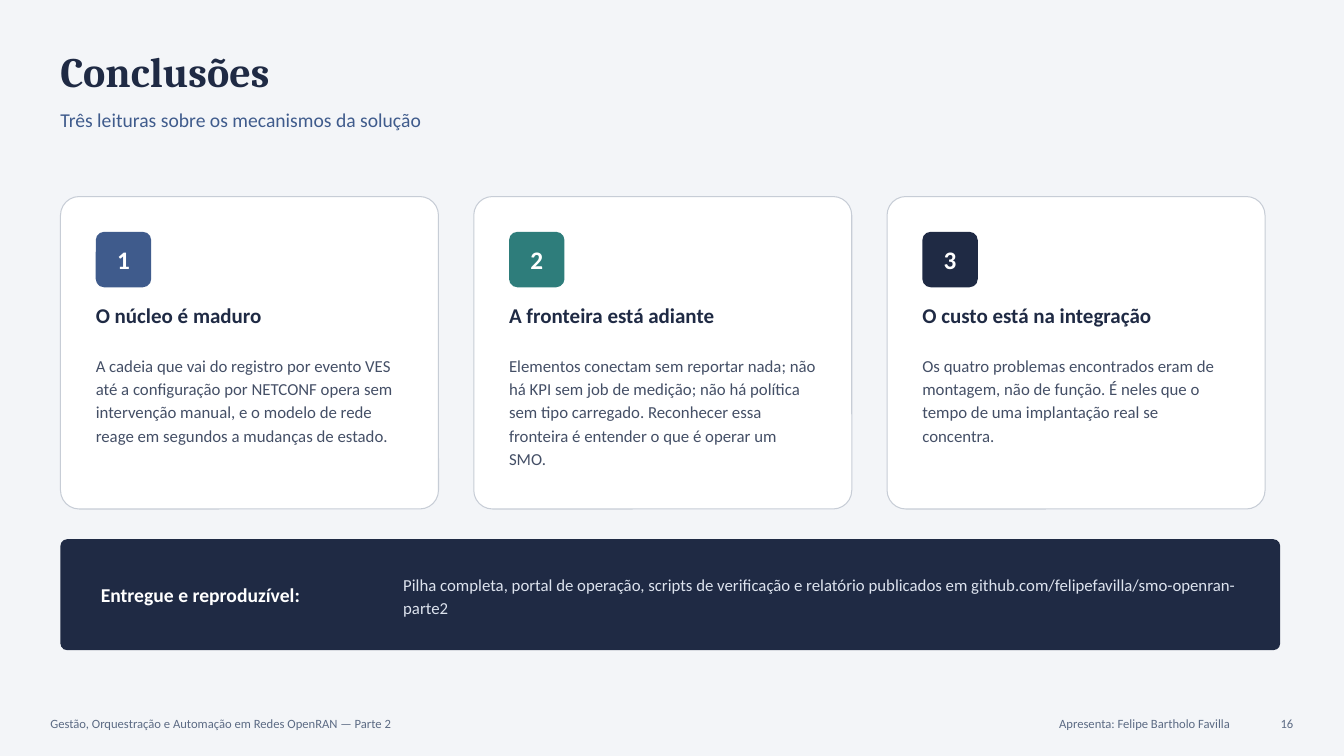
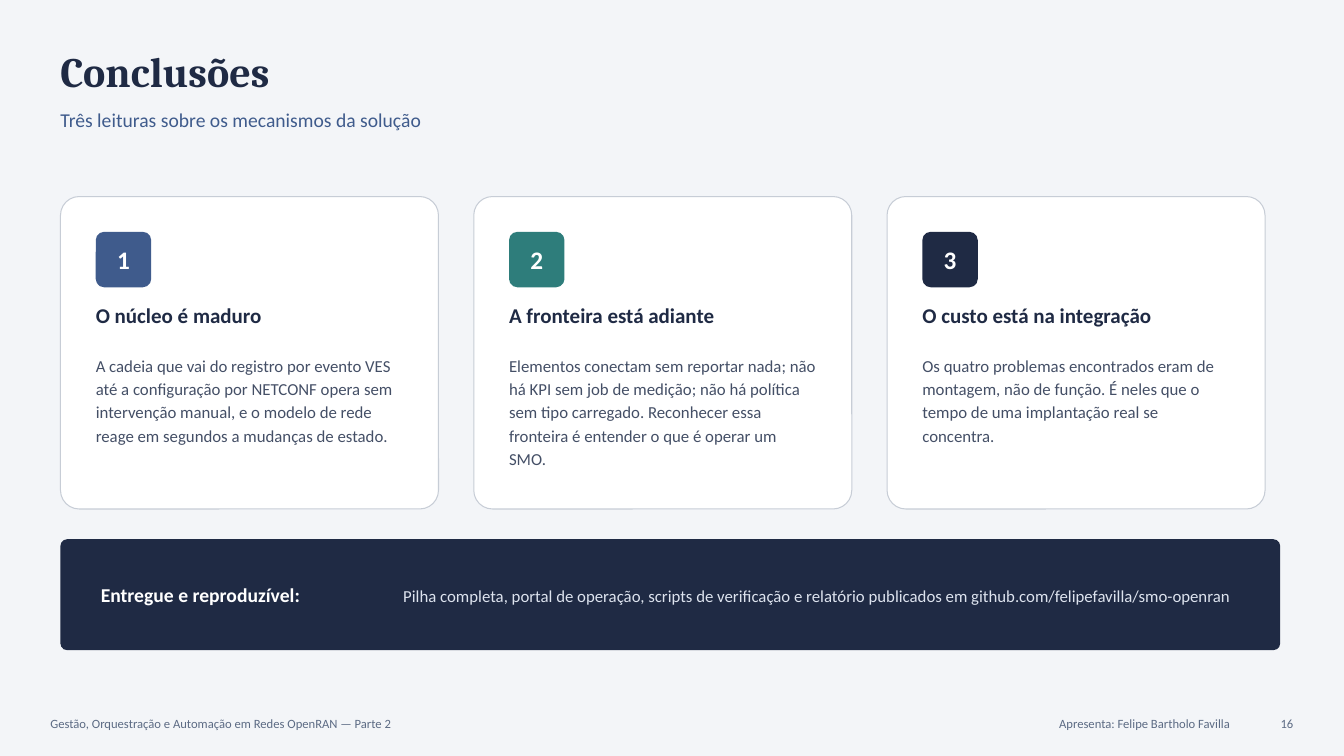
Before and after one commit to felipefavilla/smo-openran, a slide deck: slide 16 of docs/Apresentacao_Parte2_SMO_OpenRAN.pptx. Drawn at 1344x756 pixels with LibreOffice and Linux fonts; fonts in the diff are those of the drawing. Boxes give left, top, right and bottom in pixels: in the first picture for what was removed or moved away, otherwise in the second. Text is boxed around its words. In the diff, an @@ line names an element or a change of style, - is before the commit and + after.

Commit message:
Renomeia o repositório para smo-openran
O sufixo "parte2" descrevia a etapa da disciplina, não o conteúdo: o
repositório contém a implantação do SMO e o portal de operação, que não são
específicos de uma entrega. Atualiza as instruções de clone no README e as
referências no relatório e na apresentação.

```diff
--- a/docs/Apresentacao_Parte2_SMO_OpenRAN.pptx
+++ b/docs/Apresentacao_Parte2_SMO_OpenRAN.pptx
@@ text at <box>403,590,1229,605</box>: text changed @@
-Pilha completa, portal de operação, scripts de verificação e relatório publicados em github.com/felipefavilla/smo-openran-parte2
+Pilha completa, portal de operação, scripts de verificação e relatório publicados em github.com/felipefavilla/smo-openran
```
Also in this commit, not shown: 2 other slides changed, 4 other files.
